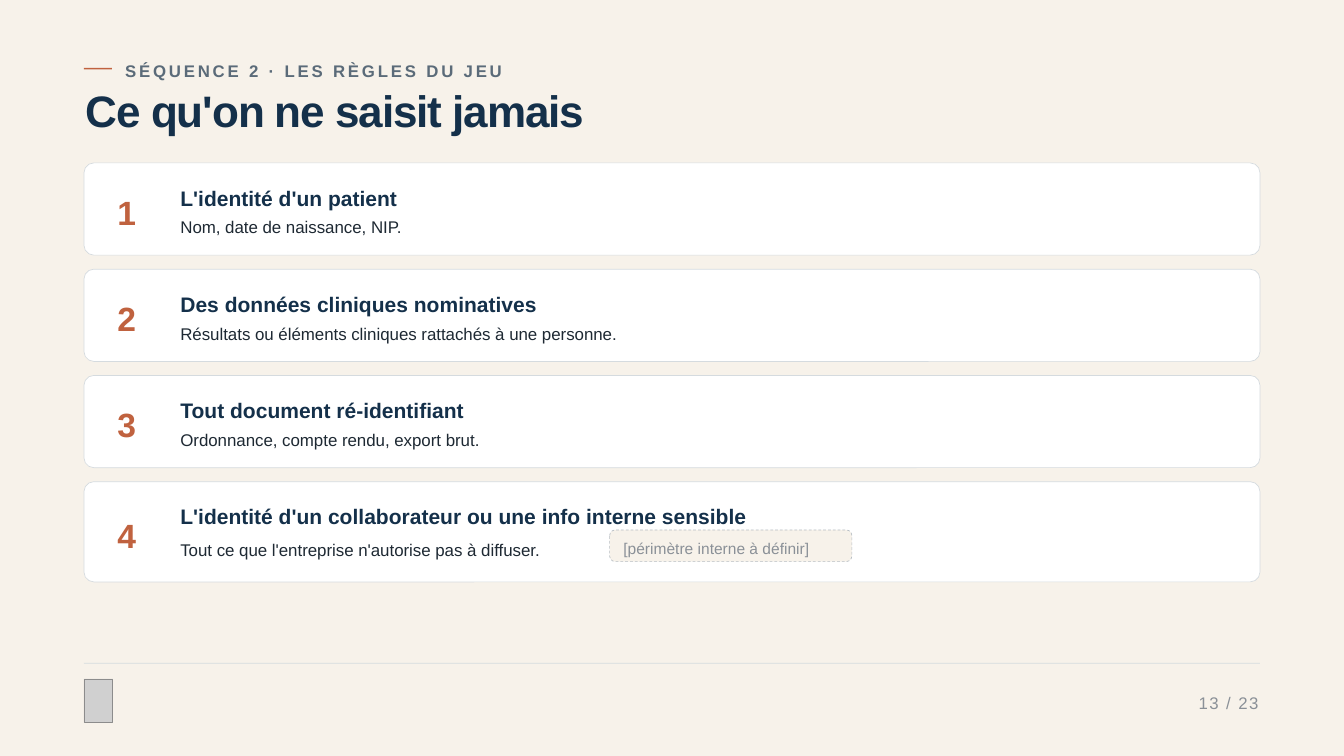
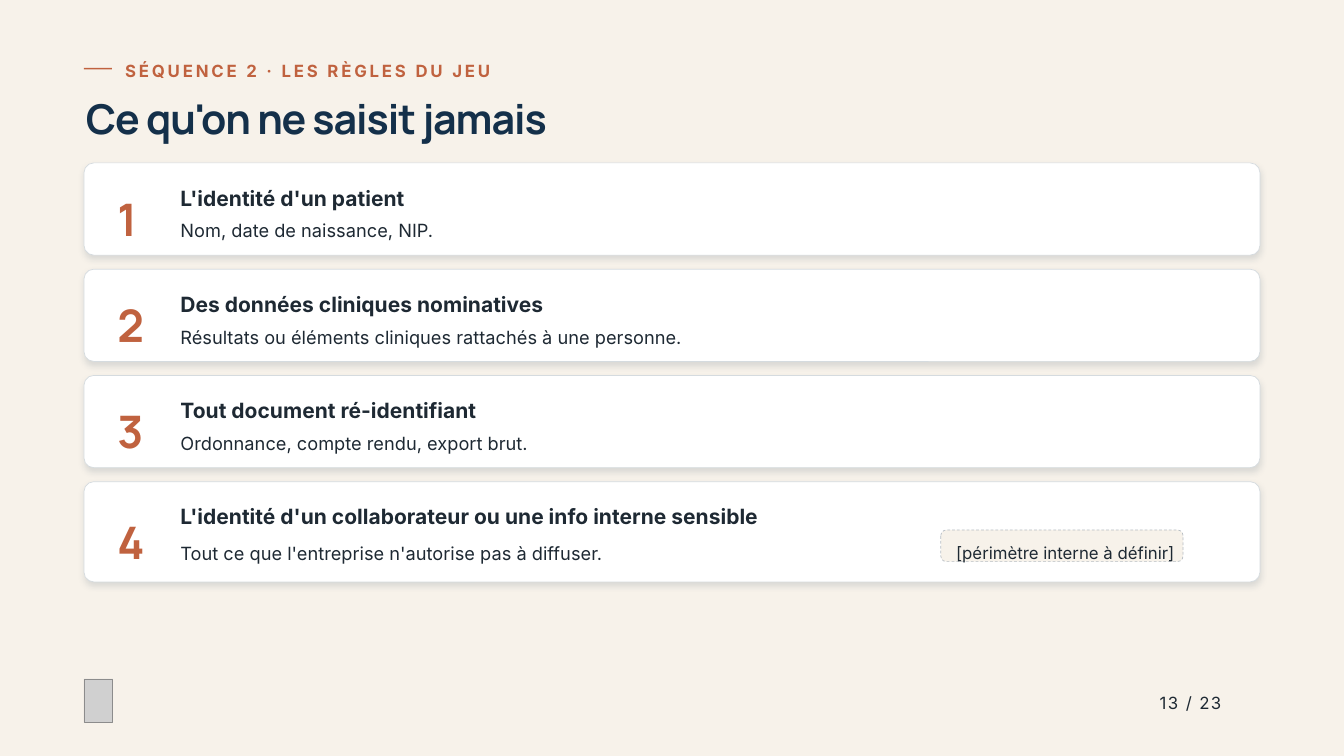
Before and after one commit to IsomereFR/Divers, a slide deck: slide 13 of Demande_de_prompt_formation_IA_2.pptx. Drawn at 1344x756 pixels with LibreOffice and Linux fonts; fonts in the diff are those of the drawing; grey boxes stand for pictures. Boxes give left, top, right and bottom in pixels: in the first picture for what was removed or moved away, otherwise in the second. Text is boxed around its words. In the diff, an @@ line names an element or a change of style, - is before the commit and + after.

```diff
--- a/Demande_de_prompt_formation_IA_2.pptx
+++ b/Demande_de_prompt_formation_IA_2.pptx
@@ text "SÉQUENCE 2 · LES RÈGLES ..." at [125,63,490,78]: font Arial to Inter, text colour #5B6B79 to #C0623F @@
@@ text "Ce qu'on ne saisit jamais" at [86,104,547,144]: size 47.2 to 44 pt, font Arial to Manrope; line spacing 0.84 to 1.04 @@
@@ shadow on in 4 elements at [84,163,1260,255], [84,269,1260,362], [84,376,1260,468], [84,482,1260,582] @@
@@ font Arial to Inter, text colour #14304A to #1E2933 in 4 elements at [180,190,404,211], [180,296,543,317], [180,402,477,419], [180,508,757,525] @@
@@ size 36 to 48 pt, font Arial to Manrope in 4 elements at [117,203,137,236], [117,309,144,342], [117,415,143,449], [117,526,144,559] @@
@@ size 18 to 19.5 pt, font Arial to Inter; line spacing 1.2 to 1.3 in 4 elements at [180,223,433,241], [180,330,682,348], [180,436,528,454], [180,546,602,564] @@
@@ rounded rectangle: place and size @@
-rounded rectangle at [610,530,852,562]
+rounded rectangle at [941,530,1183,562]
@@ text "[périmètre interne à définir]": place and size @@
-text "[périmètre interne à définir]" at [623,542,809,557]
+text "[périmètre interne à définir]" at [956,546,1175,563]
@@ text "[périmètre interne à définir]" at [956,546,1175,563]: size 16.6 to 18 pt, font Arial to Inter, text colour #8A9097 to #1E2933; line spacing 1.1 to 1.3 @@
@@ rectangle removed at [84,663,1260,663] @@
@@ text "13 / 23": place and size @@
-text "13 / 23" at [1199,697,1258,709]
+text "13 / 23" at [1160,696,1221,709]
@@ text "13 / 23" at [1160,696,1221,709]: font Arial to Inter, text colour #8A9097 to #1E2933 @@
```
Also in this commit, not shown: 22 other slides changed.
